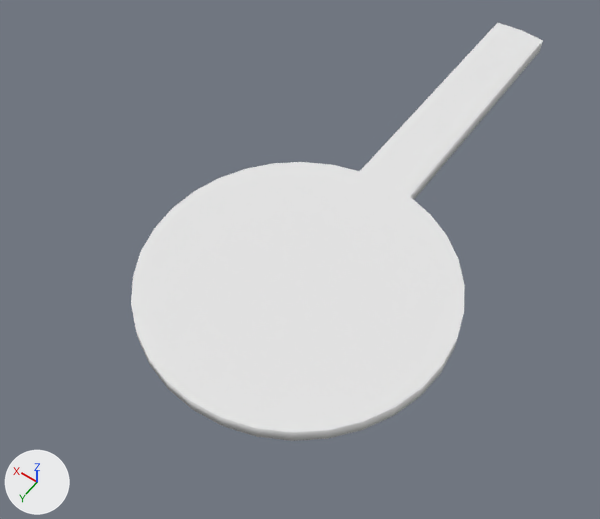
The Blender file dist/Release/MinGW-Windows/data/models/maps/lolipop.blend: old version first, new version second.
Camera for both pictures: a 50 mm lens placed at (-15.7, 30.9, 37.2), pointed at (1.2, 7.1, -0.1). Every picture has the same lights, and +X, +Y and +Z are marked at lower left.

Script lines for the objects in view, before the commit:
```python
me_circle = bpy.data.meshes.new('Circle')
me_circle.from_pydata(...)  # 72 vertices, 102 faces; spans x -1.0..1.0, y -2.0..2.0, z -0.05..0.05
me_circle.materials.append(mat_material)  # its picture is missing
ob_circle = bpy.data.objects.new('Circle', me_circle)
ob_circle.location = (0.0, 0.0, 0.45)
ob_circle.scale = (9.0, 9.0, 9.0)
```
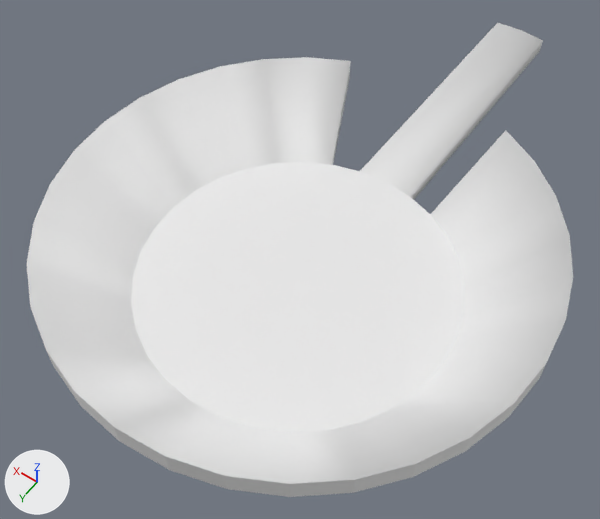
Commit message: Imp: lolipop map

What differs and where, as boxes [x1, y1, x2, y2] in the pictures (600 x 519 px):
'Circle', reshaped (32% wider, 13% taller)
    before: [131, 23, 543, 441]
    after: [27, 23, 573, 497]
part 1 of me_circle, built on
    before: [136, 331, 457, 441]
    after: [27, 57, 573, 497]
part 2 of me_circle, shading changed
    both: [399, 23, 543, 196]

The change, as a list of edits to the scene's bpy script:
```text
Change me_circle:
    used by ob_circle; location = (0.0, 0.0, 0.45); scale = (9.0, 9.0, 9.0)
    remove me_circle.from_pydata(...)  # 72 vertices, 102 faces; spans x -1.0..1.0, y -2.0..2.0, z -0.05..0.05
    add me_circle.from_pydata(...)  # 130 vertices, 187 faces; spans x -1.5..1.5, y -2.0..2.48, z -0.05..0.52
    me_circle part 1
    28 faces are deleted
    29 vertices are added at x -1.5..1.5, y -0.4..2.48, z 0.37
    29 new vertices lie (0.0, 0.0, 0.15) away from vertices in x -1.5..1.5, y -0.4..2.48, z 0.37
    85 new faces join them, smooth
    28 new faces join them
    me_circle part 2: 34 kept faces spanning x -1.0..1.0, y -2.0..2.0, z -0.05..0.05 are now shaded smooth
```
